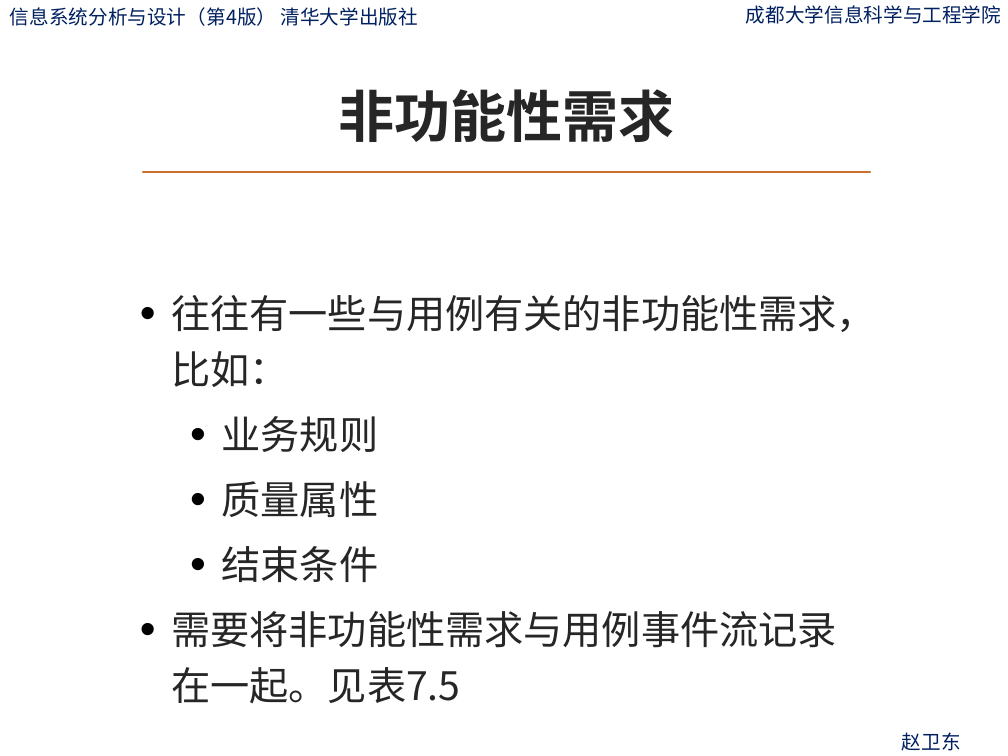
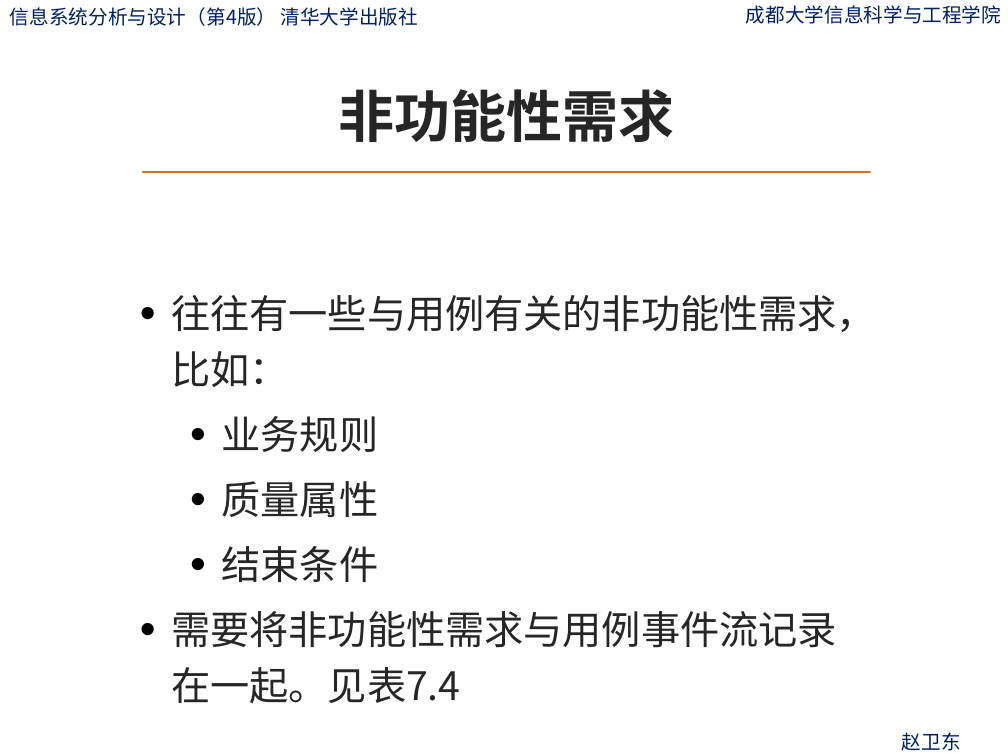
Before and after one commit to zwdcdu/is_analysis, a slide deck: slide 19 of ppt/第7章-用例建模.pptx (slide 17 before the commit). Drawn at 1008x756 pixels with LibreOffice and Linux fonts; fonts in the diff are those of the drawing; background and template pictures are left out. Boxes give left, top, right and bottom in pixels: in the first picture for what was removed or moved away, otherwise in the second. Text is boxed around its words. In the diff, an @@ line names an element or a change of style, - is before the commit and + after.

```diff
--- a/ppt/第7章-用例建模.pptx
+++ b/ppt/第7章-用例建模.pptx
@@ text at [171,611,836,704]: text changed @@
-• 需要将非功能性需求与用例事件流记录在一起。见表7.5
+• 需要将非功能性需求与用例事件流记录在一起。见表7.4
```
Also in this commit, not shown: 1 other slide changed, 5 slides added, 1 other file.
